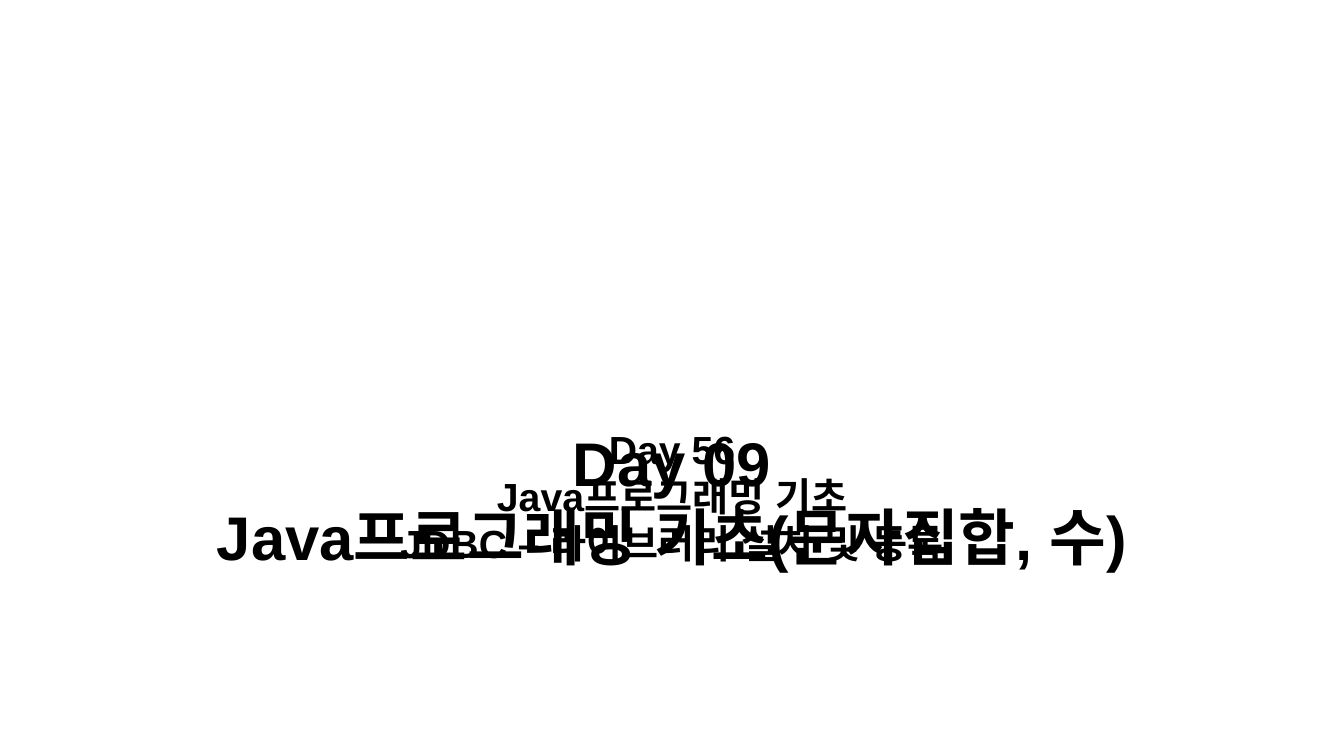
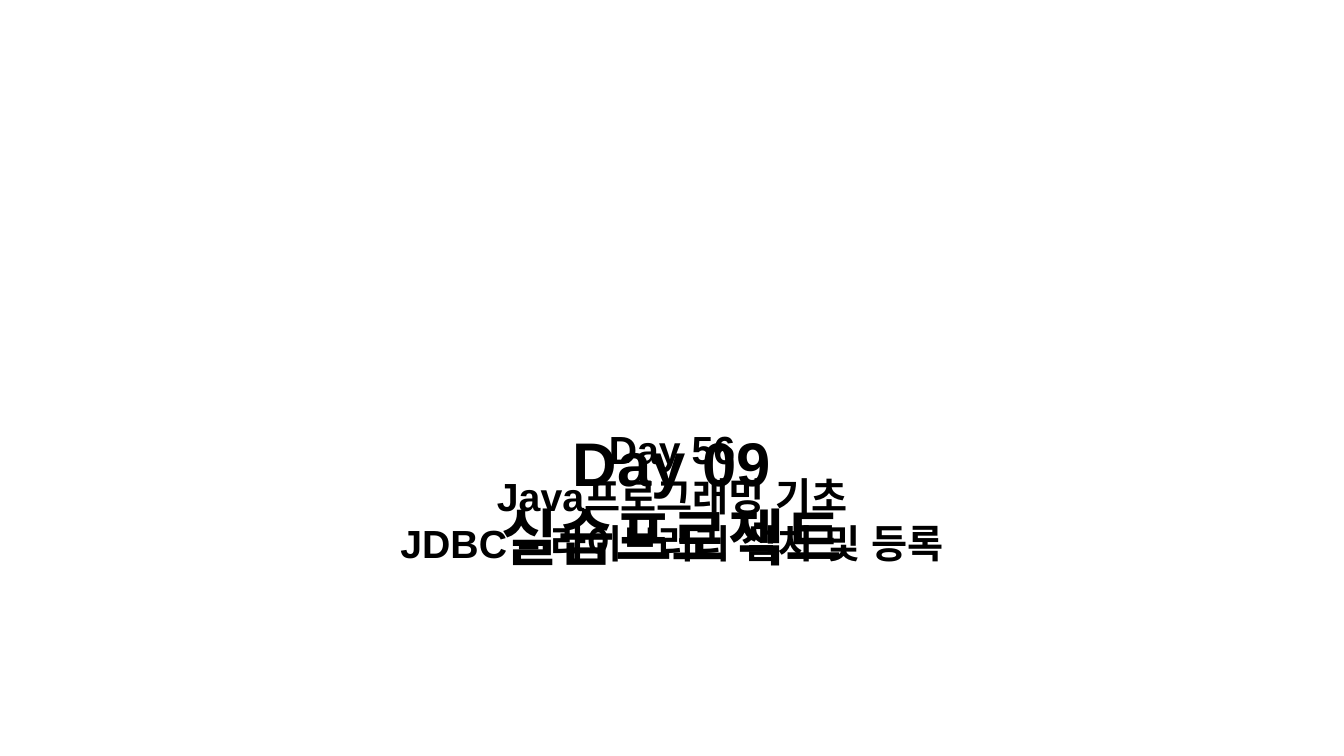
Before and after one commit to kknaks/kknaks.github.io, a slide deck: slide 11 of assets/img/posts/ClassThumbnail.pptx. Drawn at 1344x756 pixels with LibreOffice and Linux fonts; fonts in the diff are those of the drawing; background and template pictures are left out. Boxes give left, top, right and bottom in pixels: in the first picture for what was removed or moved away, otherwise in the second. Text is boxed around its words. In the diff, an @@ line names an element or a change of style, - is before the commit and + after.

```diff
--- a/assets/img/posts/ClassThumbnail.pptx
+++ b/assets/img/posts/ClassThumbnail.pptx
@@ text at (502,497,842,576): text changed @@
-Java프로그래밍 기초(문자집합, 수)
+실습프로젝트
```
Also in this commit, not shown: 3 other slides changed, 1 slide added, 4 other files.
